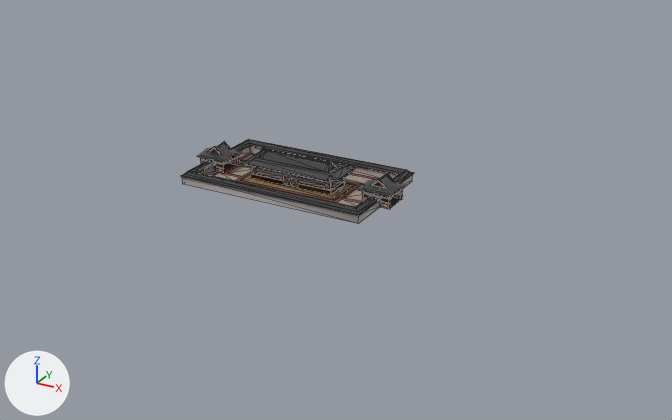
The OBJ model res/models/level1/level1.obj, before and after one commit.
Camera for both pictures: a 50 mm lens placed at (100.4, -164.9, 77.9), pointed at (12.3, -4.7, -2.2). Every picture has the same lights, and +X, +Y and +Z are marked at lower left. Mesh edges are drawn as thin lines on the coarser meshes. Where no turn or scale is listed for an object, it has been applied to the vertices. Vertices at the same position are counted once.

The scene before the commit, as lines of its bpy script (objects in view):
```python
me_plane_019 = bpy.data.meshes.new('Plane.019')
me_plane_019.from_pydata(...)  # 40 vertices, 28 faces; spans x -10.0..10.0, y -3.0..3.0, z 1.2..3.2
me_plane_019.materials.append(mat_paper_wall)
me_plane_021 = bpy.data.meshes.new('Plane.021')
me_plane_021.from_pydata(...)  # 28 vertices, 36 faces; spans x -12.0..12.0, y -5.0..5.0, z 4.2..6.5
me_plane_021.materials.append(mat_roof)
me_plane_027_plane_085 = bpy.data.meshes.new('Plane.027_Plane.085')
me_plane_027_plane_085.from_pydata(...)  # 20 vertices, 24 faces; spans x -22.3..22.3, y 3.1..13.3, z 2.0..3.0
me_plane_027_plane_085.materials.append(mat_roof)
ob_plane_019 = bpy.data.objects.new('Plane.019', me_plane_019)
ob_plane_019.location = (0.0, 0.0, 0.0)
ob_plane_021 = bpy.data.objects.new('Plane.021', me_plane_021)
ob_plane_021.location = (0.0, 0.0, 0.0)
ob_plane_027_plane_085 = bpy.data.objects.new('Plane.027_Plane.085', me_plane_027_plane_085)
ob_plane_027_plane_085.location = (0.0, 0.0, 0.0)
# also in view: 'Plane.032_Plane.037' at (0.0, -8.1, 1.0); 'Plane.033_Plane.038' at (0.0, -8.2, 2.5)
```
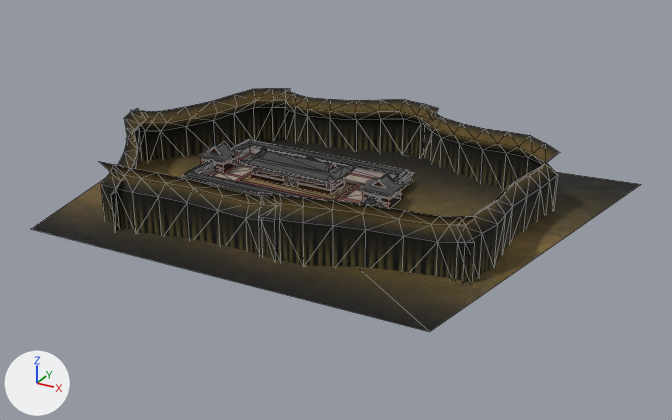
Commit message: update level1

Pixel boxes [x1, y1, x2, y2] of what changed, in the pictures (672 x 420 px):
'Plane.102_Plane.135', added
    after: [31, 138, 641, 332]
'Plane.094_Plane.127', added
    after: [259, 217, 475, 283]
'Plane.091_Plane.124', added
    after: [101, 184, 276, 260]
'Plane.101_Plane.134', added
    after: [258, 192, 476, 243]
'Plane.093_Plane.126', added (black)
    after: [139, 108, 286, 161]
'Plane_Plane.121', added
    after: [285, 109, 428, 158]
'Plane.098_Plane.131', added
    after: [99, 161, 276, 222]
'Plane.089_Plane.122', added
    after: [426, 129, 542, 189]
'Plane.090_Plane.123', added
    after: [463, 175, 558, 283]
'Plane.100_Plane.133', added
    after: [131, 88, 290, 131]
'Plane.095_Plane.128', added
    after: [285, 90, 439, 125]
'Plane.096_Plane.129', added
    after: [421, 110, 559, 165]
'Plane.097_Plane.130', added
    after: [457, 157, 558, 243]
'Plane.099_Plane.132', added
    after: [109, 108, 146, 194]
'Plane.092_Plane.125', added
    after: [111, 129, 142, 230]
'Plane.088_Plane.120', added
    after: [257, 171, 341, 189]
part 1 of me_plane_019, deleted
    before: [257, 171, 341, 189]
'Plane.032_Plane.037', unchanged, covered by the edit
    before: [182, 166, 380, 224]
    after: [182, 166, 380, 206]

What changed in the scene script:
```text
Add mat_moss:
    mat_moss = bpy.data.materials.new('moss')
    # uses the picture img_moss_darkened_albedo_png
    # uses the picture img_moss_normal_png
    # uses the picture img_moss_roughness_png
Change me_plane_019:
    remove me_plane_019.from_pydata(...)  # 40 vertices, 28 faces; spans x -10.0..10.0, y -3.0..3.0, z 1.2..3.2
    add me_plane_019.from_pydata(...)  # 24 vertices, 16 faces; spans x -10.0..10.0, y -3.0..3.0, z 1.2..3.2
    me_plane_019 part 1
    16 vertices are removed from x -10.0..10.0, y -3.0..3.0, z 1.2..2.2
    12 faces are deleted
Add ob_plane_plane_121:
    ob_plane_plane_121 = bpy.data.objects.new('Plane_Plane.121', me_plane_plane_121)  # 18 vertices, 16 faces; spans x -19.6..20.5, y 26.4..31.0, z -3.1..7.7; in mat_trees_bg (picture img_trees_bg_albedo_png)
    ob_plane_plane_121.location = (0.0, 0.0, 0.0)
Add ob_plane_102_plane_135:
    ob_plane_102_plane_135 = bpy.data.objects.new('Plane.102_Plane.135', me_plane_102_plane_135)  # 4 vertices, 2 faces; spans x -49.9..66.8, y -45.1..38.5, z -1.0
    ob_plane_102_plane_135.location = (0.0, 0.0, 0.0)
Add ob_plane_101_plane_134:
    ob_plane_101_plane_134 = bpy.data.objects.new('Plane.101_Plane.134', me_plane_101_plane_134)  # 27 vertices, 32 faces; spans x 11.1..50.6, y -32.9..-22.9, z 5.9..12.7
    ob_plane_101_plane_134.location = (0.0, 0.0, 0.0)
Add ob_plane_100_plane_133:
    ob_plane_100_plane_133 = bpy.data.objects.new('Plane.100_Plane.133', me_plane_100_plane_133)  # 27 vertices, 32 faces; spans x -42.4..-17.4, y -5.0..27.5, z 5.9..12.7
    ob_plane_100_plane_133.location = (0.0, 0.0, 0.0)
Add ob_plane_099_plane_132:
    ob_plane_099_plane_132 = bpy.data.objects.new('Plane.099_Plane.132', me_plane_099_plane_132)  # 27 vertices, 32 faces; spans x -41.4..-18.8, y -37.7..-3.5, z 5.9..12.7
    ob_plane_099_plane_132.location = (0.0, 0.0, 0.0)
Add ob_plane_098_plane_131:
    ob_plane_098_plane_131 = bpy.data.objects.new('Plane.098_Plane.131', me_plane_098_plane_131)  # 27 vertices, 32 faces; spans x -25.3..15.0, y -36.0..-31.1, z 5.9..12.7
    ob_plane_098_plane_131.location = (0.0, 0.0, 0.0)
Add ob_plane_097_plane_130:
    ob_plane_097_plane_130 = bpy.data.objects.new('Plane.097_Plane.130', me_plane_097_plane_130)  # 27 vertices, 32 faces; spans x 47.1..53.9, y -24.9..15.2, z 5.9..12.7
    ob_plane_097_plane_130.location = (0.0, 0.0, 0.0)
Add ob_plane_096_plane_129:
    ob_plane_096_plane_129 = bpy.data.objects.new('Plane.096_Plane.129', me_plane_096_plane_129)  # 27 vertices, 32 faces; spans x 16.2..53.6, y 14.0..31.2, z 5.9..12.7
    ob_plane_096_plane_129.location = (0.0, 0.0, 0.0)
Add ob_plane_095_plane_128:
    ob_plane_095_plane_128 = bpy.data.objects.new('Plane.095_Plane.128', me_plane_095_plane_128)  # 27 vertices, 32 faces; spans x -19.6..20.5, y 25.0..31.0, z 5.9..12.7
    ob_plane_095_plane_128.location = (0.0, 0.0, 0.0)
Add ob_plane_094_plane_127:
    ob_plane_094_plane_127 = bpy.data.objects.new('Plane.094_Plane.127', me_plane_094_plane_127)  # 18 vertices, 16 faces; spans x 11.3..50.6, y -32.9..-23.9, z -3.1..7.7; in mat_trees_bg (picture img_trees_bg_albedo_png)
    ob_plane_094_plane_127.location = (0.0, 0.0, 0.0)
Add ob_plane_093_plane_126:
    ob_plane_093_plane_126 = bpy.data.objects.new('Plane.093_Plane.126', me_plane_093_plane_126)  # 18 vertices, 16 faces; spans x -42.4..-18.6, y -5.0..27.5, z -3.1..7.7; in mat_trees_bg (picture img_trees_bg_albedo_png)
    ob_plane_093_plane_126.location = (0.0, 0.0, 0.0)
Add ob_plane_092_plane_125:
    ob_plane_092_plane_125 = bpy.data.objects.new('Plane.092_Plane.125', me_plane_092_plane_125)  # 18 vertices, 16 faces; spans x -41.4..-20.1, y -37.7..-3.5, z -3.1..7.7; in mat_trees_bg (picture img_trees_bg_albedo_png)
    ob_plane_092_plane_125.location = (0.0, 0.0, 0.0)
Add ob_plane_091_plane_124:
    ob_plane_091_plane_124 = bpy.data.objects.new('Plane.091_Plane.124', me_plane_091_plane_124)  # 18 vertices, 16 faces; spans x -25.3..15.0, y -36.0..-32.5, z -3.1..7.7; in mat_trees_bg (picture img_trees_bg_albedo_png)
    ob_plane_091_plane_124.location = (0.0, 0.0, 0.0)
Add ob_plane_090_plane_123:
    ob_plane_090_plane_123 = bpy.data.objects.new('Plane.090_Plane.123', me_plane_090_plane_123)  # 18 vertices, 16 faces; spans x 49.2..53.9, y -24.9..15.2, z -3.1..7.7; in mat_trees_bg (picture img_trees_bg_albedo_png)
    ob_plane_090_plane_123.location = (0.0, 0.0, 0.0)
Add ob_plane_089_plane_122:
    ob_plane_089_plane_122 = bpy.data.objects.new('Plane.089_Plane.122', me_plane_089_plane_122)  # 18 vertices, 16 faces; spans x 16.8..53.6, y 14.9..31.2, z -3.1..7.7; in mat_trees_bg (picture img_trees_bg_albedo_png)
    ob_plane_089_plane_122.location = (0.0, 0.0, 0.0)
Add ob_plane_088_plane_120:
    ob_plane_088_plane_120 = bpy.data.objects.new('Plane.088_Plane.120', me_plane_088_plane_120)  # 24 vertices, 12 faces; spans x -10.0..10.0, y -3.0..3.0, z 1.2..2.2
    ob_plane_088_plane_120.location = (0.0, 0.0, 0.0)
```
